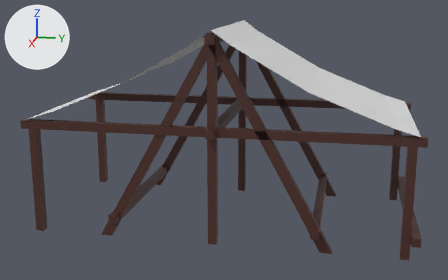
Renders of the FBX model Assets/1. Art/3D Assets/Tents/Tent_04.fbx from each side of a commit.
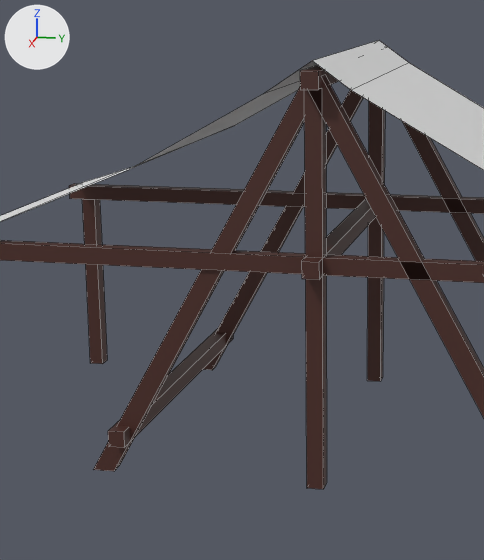
Each version appears first whole from a 50 mm lens placed at (18.74, 10.45, 8.12), pointed at (-2.84, 6.14, 2.73), and next in a close-up on the part from 12% to 66% of the width and 0% to 100% of the height. The axes (+X, +Y, +Z) are drawn at upper left. The lights are the same throughout. The close-ups show mesh edges as thin lines. Where no turn or scale is listed for an object, it has been applied to the vertices.

Objects in the first close-up: 'Tent_04'.
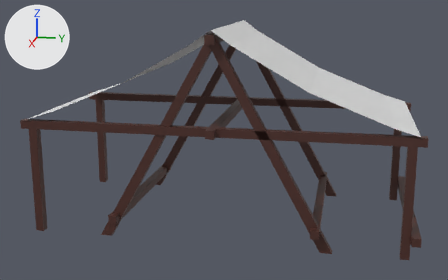
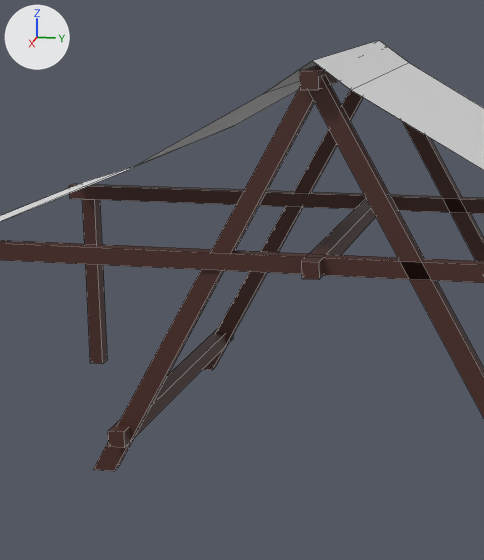
The newer file is also turned or shifted as a whole; pictures and numbers use the older file's frame.

Boxes (x1, y1, x2, y2) around the edits, measured in the close-ups (484 x 560 px):
'Tent_04', reshaped: before (0, 41, 484, 489); after (0, 41, 484, 471)
part 1 of me_plane_263, deleted (brown): before (367, 101, 385, 381)
part 2 of me_plane_263, deleted (brown): before (304, 89, 327, 489)

The edits, one by one:
me_plane_263 has 156 vertices, 110 faces and spans x -6.35..0.28, y -0.28..12.88, z -0.14..6.86.
me_plane_263 is used by ob_tent_04; location (0.0, 0.0, 0.0).
Verts and faces of me_plane_263; kept vertices keep their numbers, new ones are numbered from 156.
Before the commit, vertices of me_plane_263: 20 (-6.02, 6.16, -0.14), 21 (-5.74, 6.16, -0.14) at pixel (367, 380), 22 (-6.02, 6.16, 6.44), 23 (-5.74, 6.16, 6.44), 24 (-6.02, 6.44, 6.44).
Before the commit, vertices of me_plane_263: 25 (-6.02, 6.44, -0.14) at pixel (382, 377), 26 (-5.74, 6.44, -0.14) at pixel (380, 381), 27 (-5.74, 6.44, 6.44).
Before the commit, vertices of me_plane_263: 52 (-0.28, 6.16, -0.14), 53 (0.0, 6.16, -0.14) at pixel (306, 488), 54 (-0.28, 6.16, 6.44), 55 (0.0, 6.16, 6.44), 56 (-0.28, 6.44, 6.44).
Before the commit, vertices of me_plane_263: 57 (-0.28, 6.44, -0.14) at pixel (326, 482), 58 (0.0, 6.44, -0.14) at pixel (323, 489), 59 (0.0, 6.44, 6.44) at pixel (322, 88).
Part 1, on me_plane_263:
Vertices deleted: 20, 21, 25, 26 (with the faces that use them).
Part 2, on me_plane_263:
Vertices deleted: 52, 53, 57, 58 (with the faces that use them).
